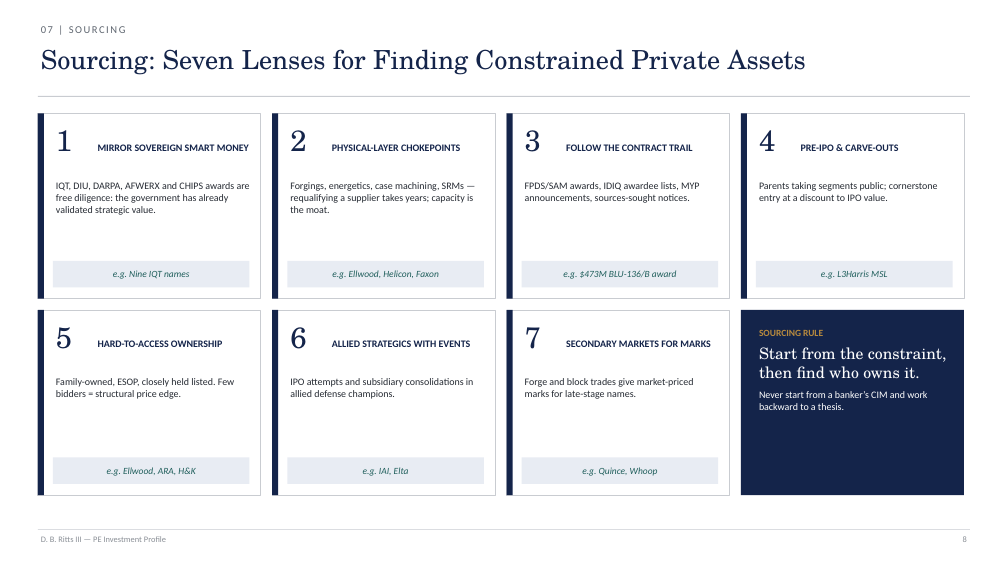
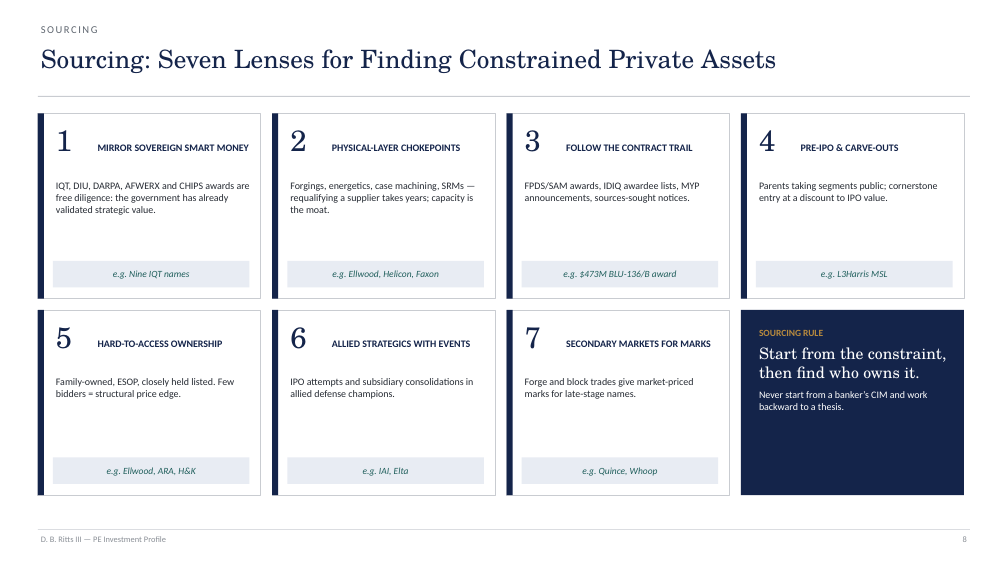
Before and after one commit to GoldmanRacks/Default, a slide deck: slide 8 of guides/D.B._Ritts_III_PE_Investment_Profile.pptx. Drawn at 1008x567 pixels with LibreOffice and Linux fonts; fonts in the diff are those of the drawing. Boxes give left, top, right and bottom in pixels: in the first picture for what was removed or moved away, otherwise in the second. Text is boxed around its words. In the diff, an @@ line names an element or a change of style, - is before the commit and + after.

```diff
--- a/guides/D.B._Ritts_III_PE_Investment_Profile.pptx
+++ b/guides/D.B._Ritts_III_PE_Investment_Profile.pptx
@@ text at (41,26,98,33): text changed @@
-07 | SOURCING
+SOURCING
@@ text "Sourcing: Seven Lenses for Finding ..." at (41,49,776,73): size 25 to 24 pt @@
```
Also in this commit, not shown: 20 other slides changed, 10 slides added, 4 other files.
